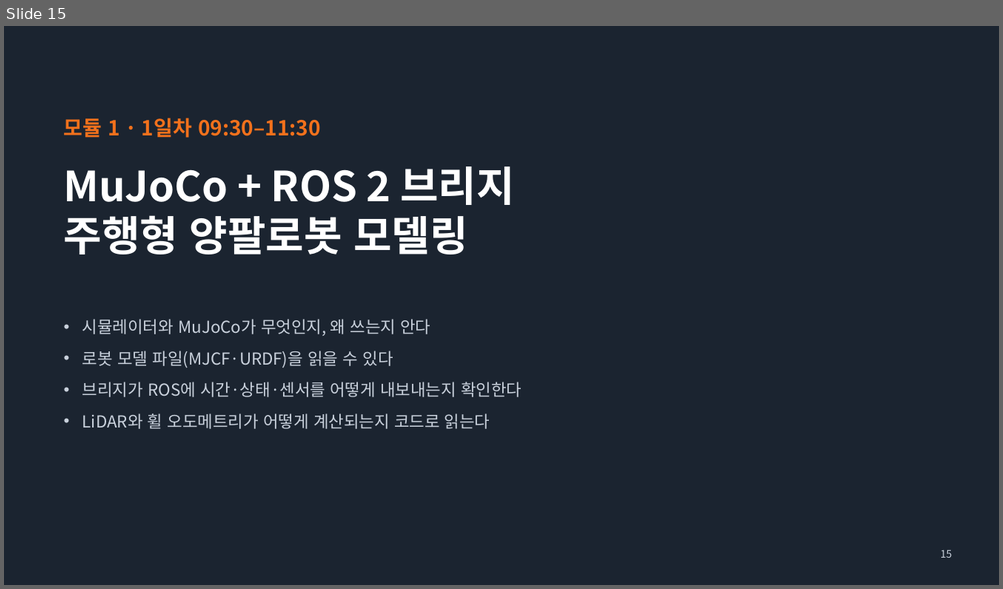
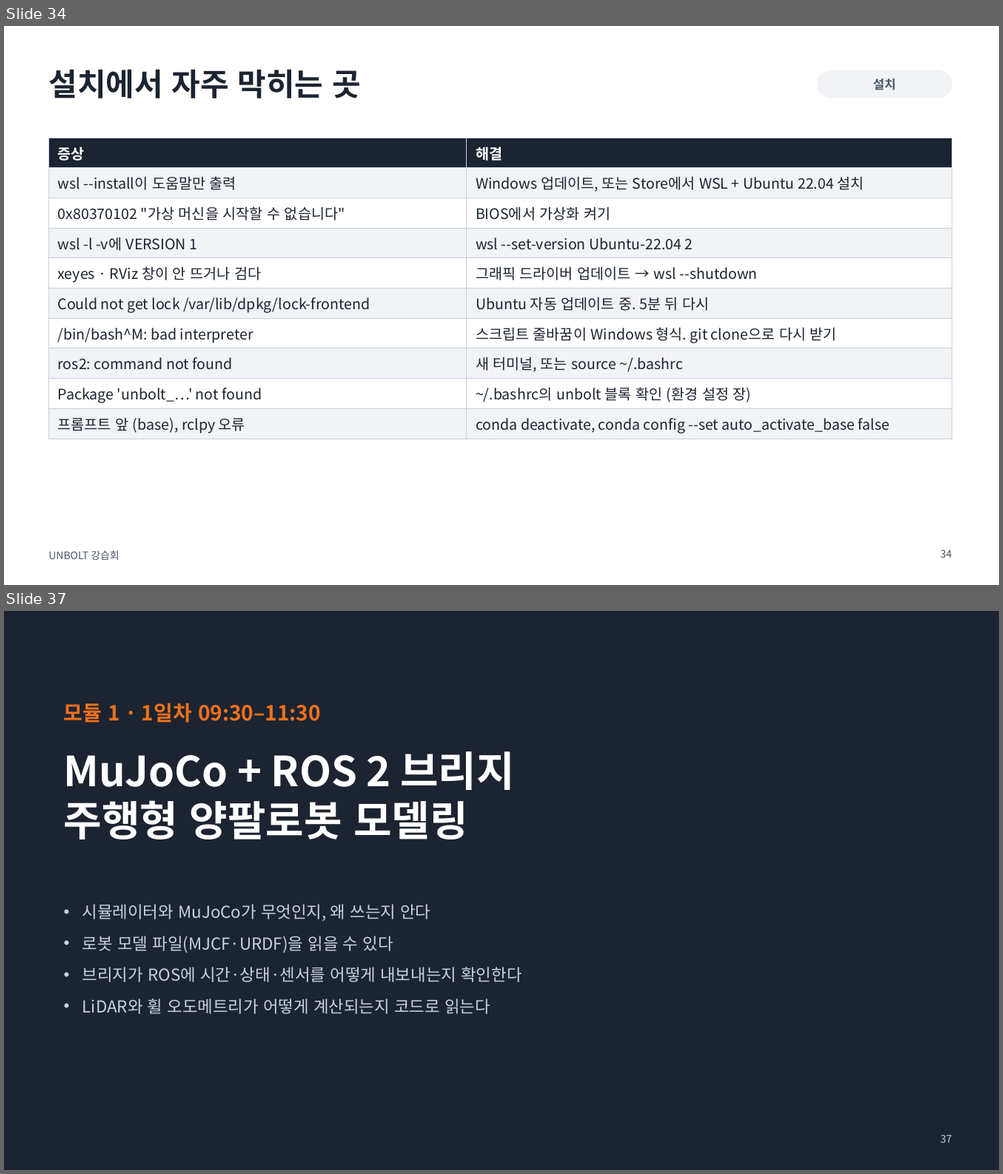
Before and after one commit to sejiny3/AIRLAB, a slide deck: workshop/slides/UNBOLT_workshop.pptx. Shown one above the other, each under a label of ours: slide 15 before the commit, slides 34 and 37 after it; the slides between them are not shown. The pictures are 1003x589 and 1003x1174 pixels, drawn with LibreOffice and Linux fonts; fonts in the diff are those of the drawing. Boxes give left, top, right and bottom in pixels: in the first picture for what was removed or moved away, otherwise in the second. Text is boxed around its words. In the diff, an @@ line names an element or a change of style, - is before the commit and + after.

```diff
--- a/workshop/slides/UNBOLT_workshop.pptx
+++ b/workshop/slides/UNBOLT_workshop.pptx
@@ slide 34 added at box(4, 26, 999, 585), background #FFFFFF @@
@@ title added at box(48, 69, 361, 99), 30 pt, text #1B2430, bold @@
+설치에서 자주 막히는 곳
@@ rounded rectangle added at box(817, 70, 951, 98), fill #F1F3F6, outline #F1F3F6 1 pt @@
@@ text added at box(873, 79, 896, 90), 12 pt, text #4A5668, bold @@
+설치
@@ table added at box(48, 138, 951, 437), 10 rows, 2 columns @@
+증상 | 해결
+wsl --install이 도움말만 출력 | Windows 업데이트, 또는 Store에서 WSL + Ubuntu 22.04 설치
+0x80370102 "가상 머신을 시작할 수 없습니다" | BIOS에서 가상화 켜기
+wsl -l -v에 VERSION 1 | wsl --set-version Ubuntu-22.04 2
+xeyes · RViz 창이 안 뜨거나 검다 | 그래픽 드라이버 업데이트 → wsl --shutdown
+Could not get lock /var/lib/dpkg/lock-frontend | Ubuntu 자동 업데이트 중. 5분 뒤 다시
+/bin/bash^M: bad interpreter | 스크립트 줄바꿈이 Windows 형식. git clone으로 다시 받기
+ros2: command not found | 새 터미널, 또는 source ~/.bashrc
+Package 'unbolt_…' not found | ~/.bashrc의 unbolt 블록 확인 (환경 설정 장)
+프롬프트 앞 (base), rclpy 오류 | conda deactivate, conda config --set auto_activate_base false
@@ text added at box(48, 551, 119, 560), 10 pt, text #4A5668 @@
+UNBOLT 강습회
@@ page number added at box(940, 550, 952, 558), 10 pt, text #4A5668 @@
+34
@@ what was slide 15 is now slide 37 @@
@@ page number at box(940, 1135, 952, 1143): text changed @@
-15
+37
```
Also in this commit, not shown: 2 slides changed, 21 other slides added, 9 other files.
